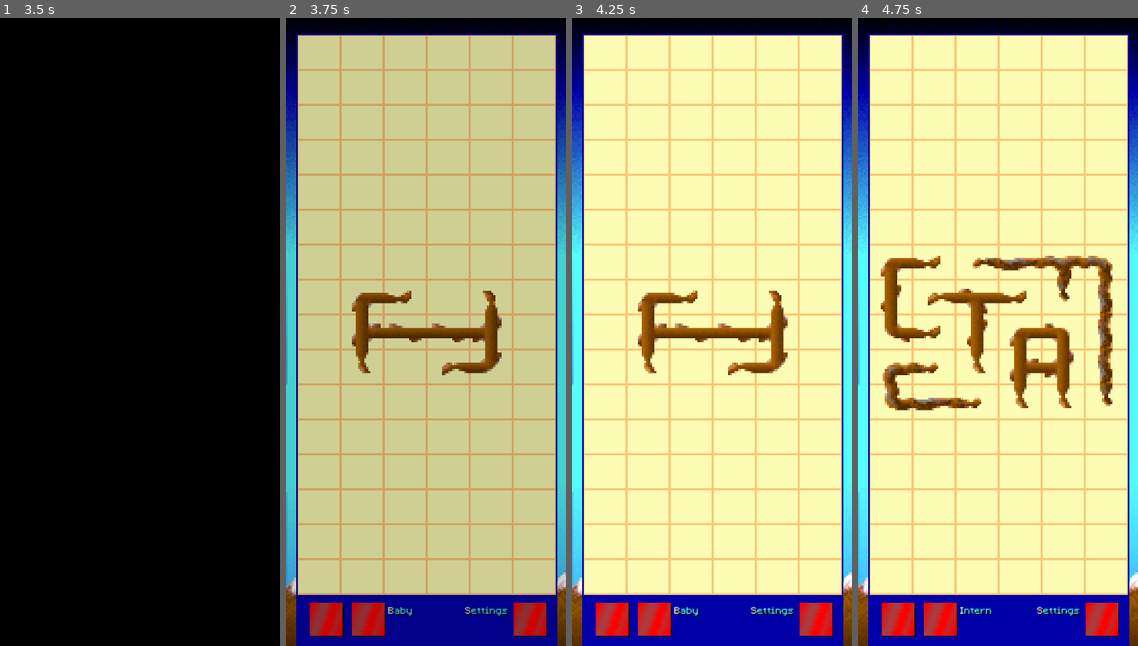
Above: before the commit, frames 1-4 (left to right).
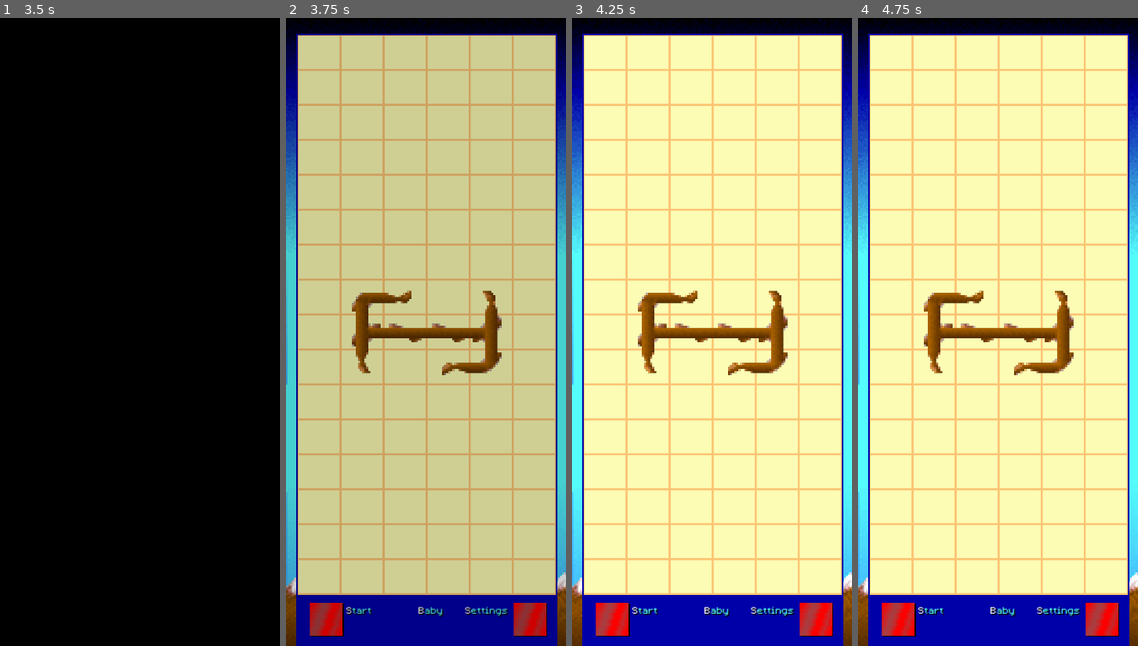
Above: after the commit, the same moments.

Repository: vurglepuddle/branch
Game: Godot game, scene res://scenes/PreClock.tscn
Two runs of this game, one before a commit and one after it. Both use one fixed random seed, a clock stepped at 60 frames per second and the inputs below.
Inputs (mouse positions are in pixels of both pictures, inside the frame that each line leads up to):
- Up to frame 1 (3.5 s): tap Enter at 0.5 s; move the mouse to (201, 300) at 0.52 s; tap 1 at 0.6 s; click (201, 300) at 0.67 s; drag from (84, 363) to (126, 457) at 1.27 s; move the mouse to (168, 193) at 2.02 s; tap 3 at 2.1 s; click (168, 193) at 2.17 s; tap Space at 2.75 s; drag from (126, 457) to (56, 237) at 2.77 s
- Up to frame 2 (3.75 s): move the mouse to (510, 426) at 3.52 s; tap 5 at 3.6 s; click (510, 426) at 3.67 s
- Up to frame 3 (4.25 s): no input
- Up to frame 4 (4.75 s): click (939, 620) at 4.27 s

Frame 1 is identical in both runs. In frame 2, 0.9% of the frame differs, in the area x 21-57%, y 93-99%; in frame 3, 0.9%; in frame 4, 8.0%, in the area x 8-92%, y 37-99%.

Commit message:
Add swipe gestures, labels, and HUD button polish
- Main menu: replace difficulty button with left/right swipe gesture;
  difficulty label centered between Start and Settings via twin expanders
- Main menu: add Start and Settings labels with locale support (EN/RU),
  explicit pixel-precise spacing via spacer Control nodes
- GameHUD buttons: alpha fade in (0→1) on panel open, fade out (1→0) on
  close, running in parallel with the slide tween
- Locale: add "start" / "Старт" and "give_up" / "Сдаться" keys

Diff:
--- a/scenes/GameHUD.tscn
+++ b/scenes/GameHUD.tscn
@@ -63,10 +63,11 @@
 color = Color(0.4, 0.7, 1, 0.5)
 
 [node name="ButtonArea" type="HBoxContainer" parent="HUDRoot/Panel"]
+modulate = Color(1, 1, 1, 0)
 layout_mode = 1
 anchors_preset = 10
 anchor_right = 1.0
-offset_top = 36.0
+offset_top = 12.0
 offset_bottom = 102.0
 grow_horizontal = 2
 theme_override_constants/separation = 0
--- a/scenes/main_menu.tscn
+++ b/scenes/main_menu.tscn
@@ -59,22 +59,24 @@
 texture_normal = ExtResource("3_hjx2r")
 texture_pressed = ExtResource("4_cfbpr")
 
-[node name="GapStartDifficulty" type="Control" parent="MenuItemsContainer/HBox"]
-layout_mode = 2
-custom_minimum_size = Vector2(10, 0)
-
-[node name="VBox" type="VBoxContainer" parent="MenuItemsContainer/HBox"]
-layout_mode = 2
-
-[node name="DifficultyButton" type="TextureButton" parent="MenuItemsContainer/HBox/VBox"]
-unique_name_in_owner = true
-layout_mode = 2
-texture_normal = ExtResource("3_hjx2r")
-texture_pressed = ExtResource("4_cfbpr")
-
-[node name="GapDifficultyLabel" type="Control" parent="MenuItemsContainer/HBox"]
+[node name="GapStartLabel" type="Control" parent="MenuItemsContainer/HBox"]
 layout_mode = 2
 custom_minimum_size = Vector2(5, 0)
+
+[node name="StartLabel" type="RichTextLabel" parent="MenuItemsContainer/HBox"]
+unique_name_in_owner = true
+clip_contents = false
+layout_mode = 2
+theme = ExtResource("5_m1wwi")
+bbcode_enabled = true
+text = "[color=white]S[/color][color=#54fcfc]tart[/color]"
+fit_content = true
+scroll_active = false
+autowrap_mode = 0
+
+[node name="LeftExpander" type="Control" parent="MenuItemsContainer/HBox"]
+layout_mode = 2
+size_flags_horizontal = 3
 
 [node name="DifficultyLabel" type="RichTextLabel" parent="MenuItemsContainer/HBox"]
 unique_name_in_owner = true
@@ -87,7 +89,7 @@
 autowrap_mode = 0
 tab_size = 1
 
-[node name="Spacer_Start_Difficulty" type="Control" parent="MenuItemsContainer/HBox"]
+[node name="RightExpander" type="Control" parent="MenuItemsContainer/HBox"]
 layout_mode = 2
 size_flags_horizontal = 3
 
--- a/scripts/core/game_hud.gd
+++ b/scripts/core/game_hud.gd
@@ -25,7 +25,8 @@
 var _drag_start: Vector2 = Vector2(-1.0, -1.0)
 var _settings_overlay: Control
 
-@onready var _panel: Control            = $HUDRoot/Panel
+@onready var _panel: Control             = $HUDRoot/Panel
+@onready var _button_area: HBoxContainer = $HUDRoot/Panel/ButtonArea
 @onready var _give_up_button: TextureButton  = %GiveUpButton
 @onready var _give_up_label: RichTextLabel   = %GiveUpLabel
 @onready var _settings_button: TextureButton = %SettingsButton
@@ -60,9 +61,11 @@
 	_panel_open = true
 	_animating  = true
 	_refresh_labels()
+	_button_area.modulate.a = 0.0
 	var tween := create_tween().set_parallel(true).set_trans(Tween.TRANS_SINE).set_ease(Tween.EASE_OUT)
 	tween.tween_property(_panel, "offset_top",    PANEL_OPEN_OFFSET_TOP,    0.28)
 	tween.tween_property(_panel, "offset_bottom", PANEL_OPEN_OFFSET_BOTTOM, 0.28)
+	tween.tween_property(_button_area, "modulate:a", 1.0, 0.08)
 	tween.chain().tween_callback(func(): _animating = false)
 
 func _hide_panel() -> void:
@@ -73,6 +76,7 @@
 	var tween := create_tween().set_parallel(true).set_trans(Tween.TRANS_SINE).set_ease(Tween.EASE_IN)
 	tween.tween_property(_panel, "offset_top",    PANEL_CLOSED_OFFSET_TOP,    0.22)
 	tween.tween_property(_panel, "offset_bottom", PANEL_CLOSED_OFFSET_BOTTOM, 0.22)
+	tween.tween_property(_button_area, "modulate:a", 0.0, 0.06)
 	tween.chain().tween_callback(func(): _animating = false)
 
 func _toggle_panel() -> void:
--- a/scripts/core/locale.gd
+++ b/scripts/core/locale.gd
@@ -20,6 +20,7 @@
 		"expert": "Expert",
 		"torrero": "Torrero",
 		"give_up": "Give Up",
+		"start": "Start",
 	},
 	"ru": {
 		"settings": "Настройки",
@@ -40,6 +41,7 @@
 		"expert": "эксперт",
 		"torrero": "ТОРеро",
 		"give_up": "Сдаться",
+		"start": "Старт",
 	},
 }
 
--- a/scripts/core/main_menu.gd
+++ b/scripts/core/main_menu.gd
@@ -1,8 +1,8 @@
 extends Control # res://scenes/main_menu.gd
 
 @onready var difficulty_label: RichTextLabel = %MenuItemsContainer/HBox/DifficultyLabel
-@onready var difficulty_button: TextureButton = %MenuItemsContainer/HBox/VBox/DifficultyButton
 @onready var start_button: TextureButton = %MenuItemsContainer/HBox/StartButton
+@onready var start_label: RichTextLabel = %MenuItemsContainer/HBox/StartLabel
 @onready var settings_label: RichTextLabel = %MenuItemsContainer/HBox/SFX_HBox/SettingsLabel
 @onready var settings_button: TextureButton = %MenuItemsContainer/HBox/SFX_HBox/SettingsButton
 
@@ -14,8 +14,9 @@
 
 const BBCODE_FIRST_LETTER_COLOR: String = "white"
 const BBCODE_REST_LETTERS_COLOR: String = "#54fcfc"
-const BBCODE_OFF_COLOR: String = "#54fcfc"
+const SWIPE_THRESHOLD: float = 60.0
 
+var _drag_start: Vector2 = Vector2(-1.0, -1.0)
 var _settings_overlay: Control
 
 func _format_label_text(base_text: String) -> String:
@@ -26,7 +27,6 @@
 	return "[color=%s]%s[/color][color=%s]%s[/color]" % [BBCODE_FIRST_LETTER_COLOR, first_char, BBCODE_REST_LETTERS_COLOR, rest_chars]
 
 func _ready():
-	difficulty_button.pressed.connect(_on_difficulty_button_pressed)
 	start_button.pressed.connect(_on_start_button_pressed)
 	settings_button.pressed.connect(_on_settings_button_pressed)
 	print("MainMenu: _ready() - Signals connected.")
@@ -63,21 +63,33 @@
 	else:
 		printerr("MainMenu: _initialize_post_audio_manager_ready - FadeOverlay NOT FOUND.")
 
-func _on_settings_button_pressed():
-	if AudioManager: AudioManager.play_named_sfx("beep_sound")
-	_settings_overlay.open()
+func _input(event: InputEvent) -> void:
+	if _settings_overlay != null and _settings_overlay.visible:
+		return
 
-func _on_difficulty_button_pressed():
-	current_difficulty_index = (current_difficulty_index + 1) % difficulty_levels.size()
+	if event is InputEventScreenTouch or event is InputEventMouseButton:
+		if event.pressed:
+			_drag_start = event.position
+		else:
+			_drag_start = Vector2(-1.0, -1.0)
+	elif event is InputEventScreenDrag or (event is InputEventMouseMotion and (event as InputEventMouseMotion).button_mask > 0):
+		if _drag_start.x < 0.0:
+			return
+		var dx: float = event.position.x - _drag_start.x
+		if abs(dx) > SWIPE_THRESHOLD:
+			_cycle_difficulty(1 if dx > 0 else -1)
+			_drag_start = Vector2(-1.0, -1.0)
+			get_viewport().set_input_as_handled()
+
+func _cycle_difficulty(direction: int) -> void:
+	current_difficulty_index = (current_difficulty_index + direction + difficulty_levels.size()) % difficulty_levels.size()
 	update_difficulty_display()
-
 	if GlobalSettings:
 		GlobalSettings.current_difficulty = difficulty_levels[current_difficulty_index]
 		GlobalSettings.last_menu_difficulty_index = current_difficulty_index
 		GlobalSettings.save_settings()
-
-	if AudioManager: AudioManager.play_named_sfx("beep_sound")
-
+	if AudioManager:
+		AudioManager.play_named_sfx("beep_sound")
 	_update_difficulty_preview()
 
 func _update_difficulty_preview():
@@ -108,6 +120,10 @@
 		difficulty_preview_display.texture = null
 		difficulty_preview_display.custom_minimum_size = Vector2.ZERO
 
+func _on_settings_button_pressed():
+	if AudioManager: AudioManager.play_named_sfx("beep_sound")
+	_settings_overlay.open()
+
 func _on_start_button_pressed():
 	if AudioManager: AudioManager.play_named_sfx("beep_sound")
 	print("MainMenu: Starting game with difficulty: " + difficulty_levels[current_difficulty_index])
@@ -116,4 +132,5 @@
 func update_difficulty_display():
 	var key: String = difficulty_levels[current_difficulty_index]
 	difficulty_label.bbcode_text = _format_label_text(Locale.t(key))
-	settings_label.bbcode_text = _format_label_text(Locale.t("settings"))
+	start_label.bbcode_text     = _format_label_text(Locale.t("start"))
+	settings_label.bbcode_text  = _format_label_text(Locale.t("settings"))
Not shown, changed: README.md
